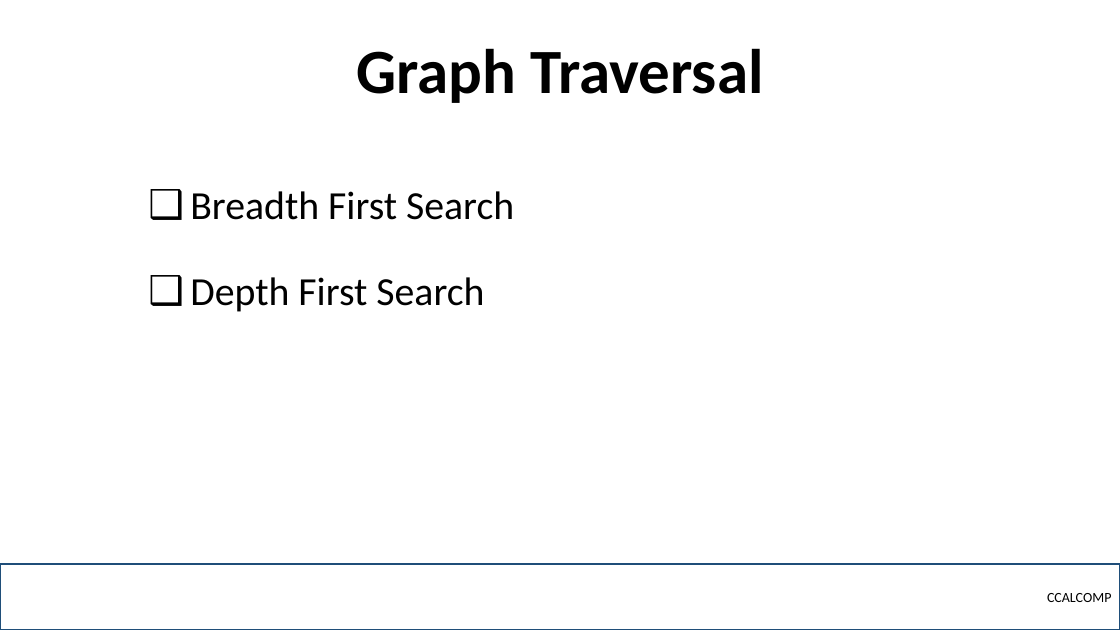
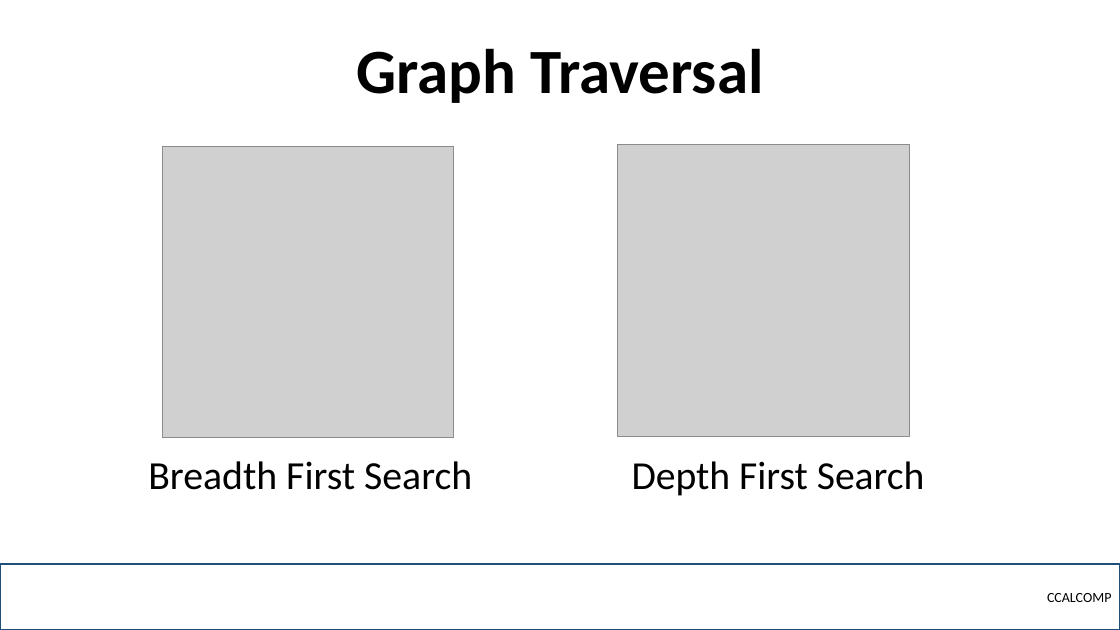
Before and after one commit to robitussin/CCALCOMP, a slide deck: slide 3 of Week 2 - Graph Theory/Graph Traversal.pptx (slide 2 before the commit). Drawn at 1120x630 pixels with LibreOffice and Linux fonts; fonts in the diff are those of the drawing; grey boxes stand for pictures; background and template pictures are left out. Boxes give left, top, right and bottom in pixels: in the first picture for what was removed or moved away, otherwise in the second. Text is boxed around its words. In the diff, an @@ line names an element or a change of style, - is before the commit and + after.

```diff
--- a/Week 2 - Graph Theory/Graph Traversal.pptx
+++ b/Week 2 - Graph Theory/Graph Traversal.pptx
@@ picture added at (162,146,454,438) @@
@@ picture added at (618,145,910,436) @@
@@ text at (190,277,484,312): paragraph removed @@
-❑ Depth First Search
@@ text "Breadth First Search": place and size @@
-text "Breadth First Search" at (190,191,514,312)
+text "Breadth First Search" at (148,461,472,490)
@@ text "Breadth First Search" at (148,461,472,490): bullet ❑ to none @@
@@ text added at (632,461,925,496), 34 pt, text #000000 @@
+Depth First Search
```
Also in this commit, not shown: 5 other slides changed, 1 slide added, 2 other files.
